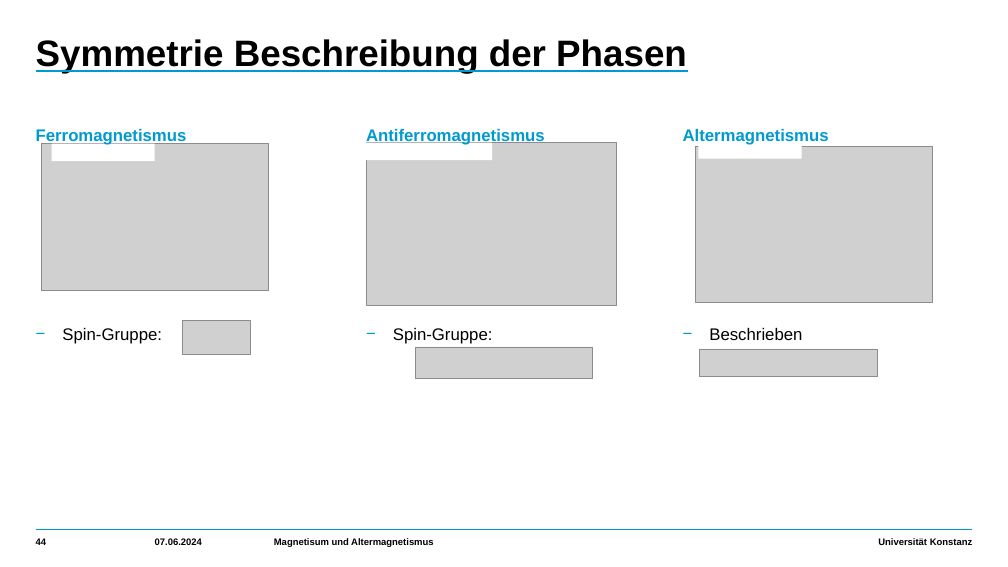
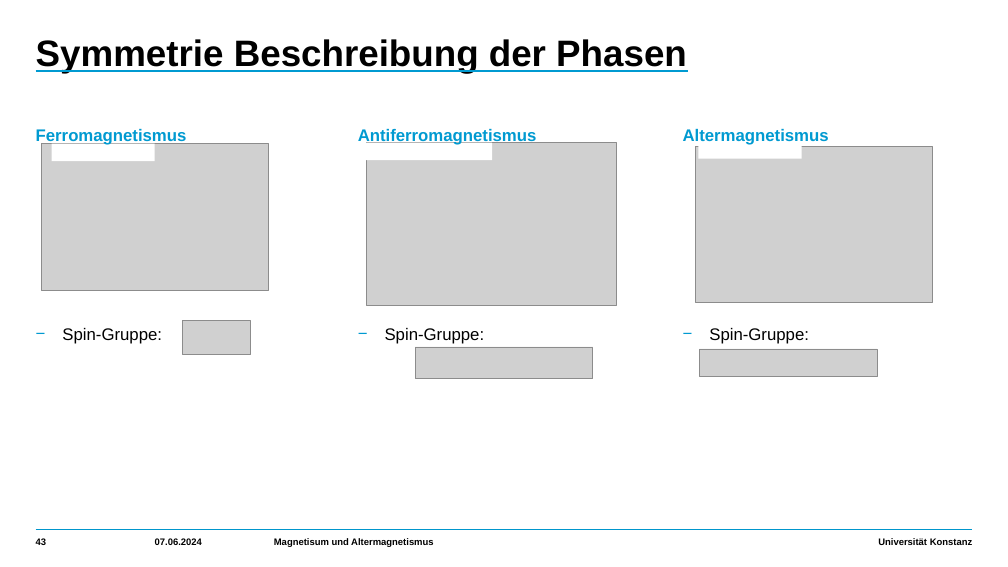
Before and after one commit to HolykingJulex/EstimateSeminar, a slide deck: slide 43 of Vortrag.pptx (slide 44 before the commit). Drawn at 1008x567 pixels with LibreOffice and Linux fonts; fonts in the diff are those of the drawing; grey boxes stand for pictures. Boxes give left, top, right and bottom in pixels: in the first picture for what was removed or moved away, otherwise in the second. Text is boxed around its words. In the diff, an @@ line names an element or a change of style, - is before the commit and + after.

```diff
--- a/Vortrag.pptx
+++ b/Vortrag.pptx
@@ text "Antiferromagnetismus": place and size @@
-text "Antiferromagnetismus" at (366,129,545,344)
+text "Antiferromagnetismus" at (358,129,537,344)
@@ text at (709,328,809,344): text changed @@
-    − Beschrieben
+    − Spin-Gruppe:
@@ page number at (36,538,47,545): text changed @@
-44
+43
```
Also in this commit, not shown: 35 other slides changed, 3 slides added, 4 slides removed, 3 other files.
